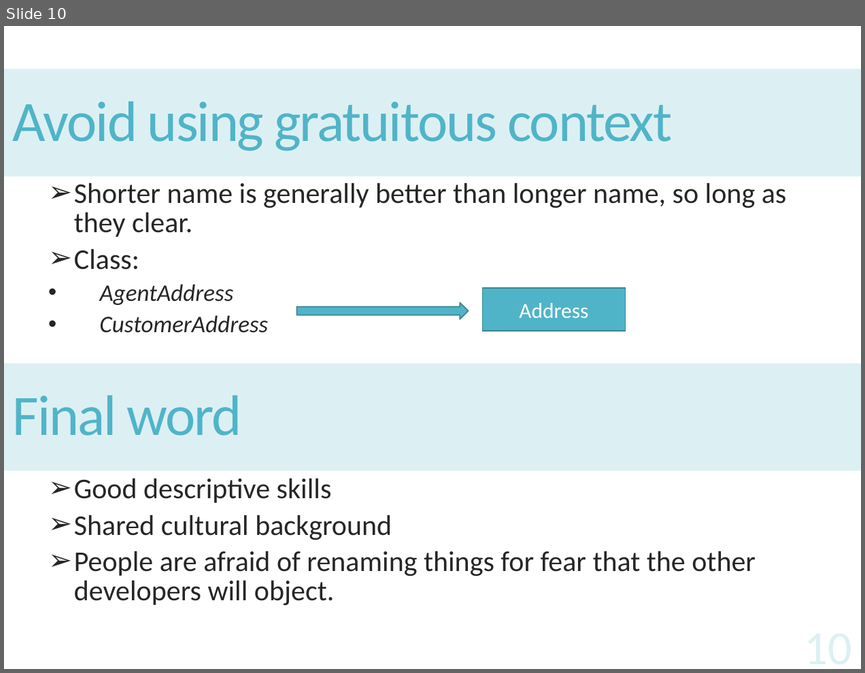
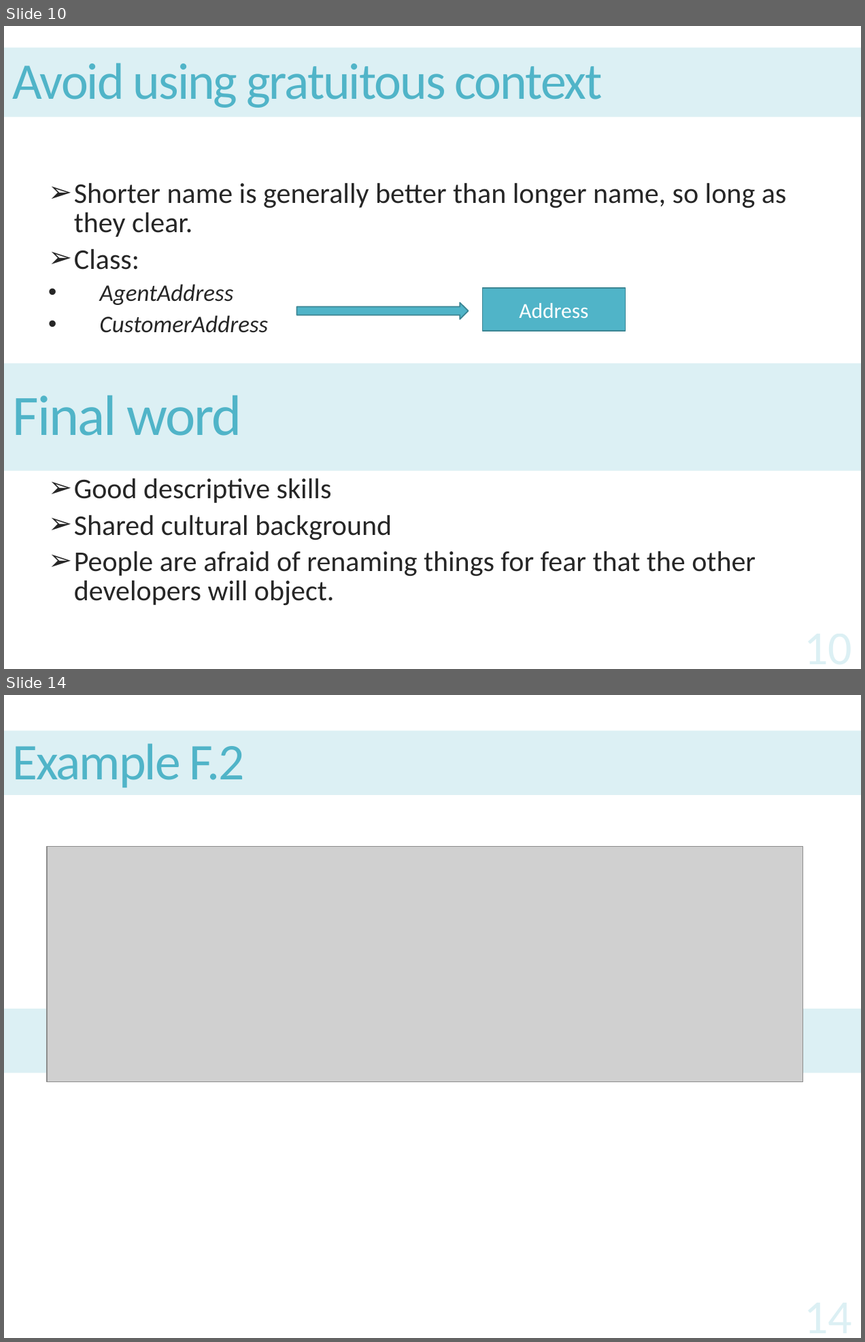
Before and after one commit to Monkey-D-Kid/CleanCode, a slide deck: CleanCode.pptx. Shown one above the other, each under a label of ours: slide 10 before the commit, slides 10 and 14 after it; the slides between them are not shown. The pictures are 865x673 and 865x1342 pixels, drawn with LibreOffice and Linux fonts; fonts in the diff are those of the drawing; grey boxes stand for pictures. Boxes give left, top, right and bottom in pixels: in the first picture for what was removed or moved away, otherwise in the second. Text is boxed around its words. In the diff, an @@ line names an element or a change of style, - is before the commit and + after.

```diff
--- a/CleanCode.pptx
+++ b/CleanCode.pptx
@@ slide 14 added at [4, 695, 861, 1338], background #FFFFFF @@
@@ title added at [4, 731, 861, 795], fill #DCF0F4, 43.2 pt, text #50B4C8 @@
+Example F.2
@@ picture added at [47, 846, 802, 1081] @@
@@ rectangle added at [4, 1008, 861, 1073], fill #DCF0F4 @@
@@ slide 10 changed as well @@
@@ title "Avoid using gratuitous context": place and size @@
-title "Avoid using gratuitous context" at [4, 69, 861, 177]
+title "Avoid using gratuitous context" at [4, 48, 861, 117]
@@ title "Avoid using gratuitous context" at [4, 48, 861, 117]: size 48 to 43.2 pt @@
```
Also in this commit, not shown: 8 other slides changed, 18 other slides added, 1 other file.
